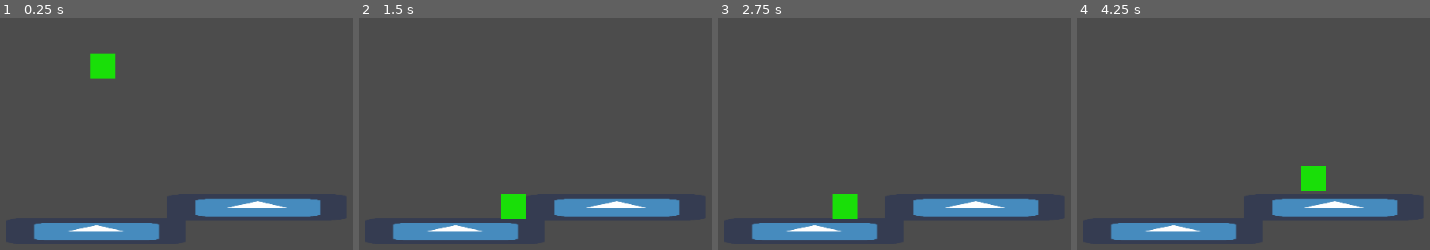
Above: before the commit, frames 1-4 (left to right).
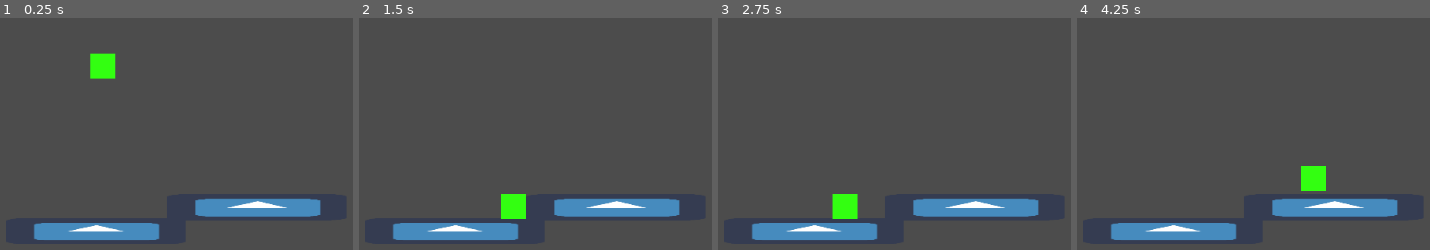
Above: after the commit, the same moments.

Repository: santyarellano/Shattered
Game: Godot game, scene res://Niveles/Playground.tscn
The game is run twice, just before and just after one commit, with the same random seed, the same clock (stepped at 60 frames per second) and the same inputs. The project has no main scene, so this scene is started directly. The engine's default icon, where the game draws it, is replaced by a stand-in: a white triangle on a blue panel in a dark square.
Inputs:
- Up to frame 1 (0.25 s): no input
- Up to frame 2 (1.5 s): hold Right (ui_right) from 0.53 s (still down); tap Space (ui_select) at 0.77 s
- Up to frame 3 (2.75 s): tap Space (ui_select) at 1.52 s; release Right (ui_right) at 2.03 s; hold Left (ui_left) from 2.03 s (still down)
- Up to frame 4 (4.25 s): release Left (ui_left) at 2.78 s; hold Right (ui_right) from 2.78 s (still down); tap Space (ui_select) at 3.02, 3.77 s

The runs differ from the first frame. In frame 1, 0.7% of the frame differs, in the area x 25-33%, y 15-26%; in frame 2, 0.8%, in the area x 40-48%, y 75-87%; in frame 3, 0.7%; in frame 4, 0.8%.

Commit message:
lights

Diff:
--- /dev/null
+++ b/Niveles/Level_with_lights.tscn
@@ -0,0 +1,29 @@
+[gd_scene load_steps=4 format=2]
+
+[ext_resource path="res://Img/background_test.png" type="Texture" id=1]
+[ext_resource path="res://Obj/Player/Player.tscn" type="PackedScene" id=2]
+[ext_resource path="res://Obj/bloque pisos/bloquepiso.tscn" type="PackedScene" id=3]
+
+[node name="Level_with_lights" type="Node"]
+
+[node name="StaticBody2D2" parent="." instance=ExtResource( 3 )]
+position = Vector2( 375.584, 284.837 )
+
+[node name="Casters" type="Node2D" parent="."]
+
+[node name="background" type="Sprite" parent="."]
+modulate = Color( 0.686275, 0.243137, 0.992157, 1 )
+position = Vector2( 518.267, 279.179 )
+scale = Vector2( 8.55536, 5.56617 )
+z_index = -1
+texture = ExtResource( 1 )
+
+[node name="Player" parent="." instance=ExtResource( 2 )]
+position = Vector2( 268.133, -9.03819 )
+
+[node name="StaticBody2D" parent="." instance=ExtResource( 3 )]
+position = Vector2( 257.083, 346.096 )
+scale = Vector2( 10, 0.5 )
+
+[node name="CanvasModulate" type="CanvasModulate" parent="."]
+color = Color( 0.27451, 0.27451, 0.27451, 1 )
--- a/Obj/Player/Player.tscn
+++ b/Obj/Player/Player.tscn
@@ -1,7 +1,8 @@
-[gd_scene load_steps=4 format=2]
+[gd_scene load_steps=5 format=2]
 
 [ext_resource path="res://Img/rect.png" type="Texture" id=1]
 [ext_resource path="res://Obj/Player/Player.gd" type="Script" id=2]
+[ext_resource path="res://Img/light.png" type="Texture" id=3]
 
 [sub_resource type="RectangleShape2D" id=1]
 extents = Vector2( 15.6989, 15.616 )
@@ -15,3 +16,8 @@
 [node name="Sprite" type="Sprite" parent="CollisionShape2D"]
 modulate = Color( 0.101961, 0.878431, 0.0352941, 1 )
 texture = ExtResource( 1 )
+
+[node name="Light2D" type="Light2D" parent="."]
+texture = ExtResource( 3 )
+offset = Vector2( 20, 0 )
+shadow_enabled = true
--- a/Obj/bloque pisos/bloquepiso.tscn
+++ b/Obj/bloque pisos/bloquepiso.tscn
@@ -1,10 +1,13 @@
-[gd_scene load_steps=4 format=2]
+[gd_scene load_steps=5 format=2]
 
 [ext_resource path="res://icon.png" type="Texture" id=1]
 
 [sub_resource type="PhysicsMaterial" id=1]
 friction = 0.9
 rough = true
+
+[sub_resource type="OccluderPolygon2D" id=3]
+polygon = PoolVector2Array( -15.1291, -14.9512, 16.3388, -14.5706, 16.1485, 16.8973, -14.685, 16.707 )
 
 [sub_resource type="RectangleShape2D" id=2]
 extents = Vector2( 16.2279, 16.401 )
@@ -14,10 +17,18 @@
 physics_material_override = SubResource( 1 )
 
 [node name="Sprite" type="Sprite" parent="."]
+light_mask = 0
 position = Vector2( 0.816742, 0.749023 )
 scale = Vector2( 0.256733, 0.262552 )
 texture = ExtResource( 1 )
 
+[node name="LightOccluder2D" type="LightOccluder2D" parent="Sprite"]
+show_behind_parent = true
+position = Vector2( -3.18129, -2.85278 )
+scale = Vector2( 3.8951, 3.80877 )
+z_index = -1
+occluder = SubResource( 3 )
+
 [node name="CollisionShape2D" type="CollisionShape2D" parent="."]
 position = Vector2( 0.51757, 0.93811 )
 shape = SubResource( 2 )
Binary file added: Img/background_test.png
Not shown, added: Img/background_test.png.import
Binary file added: Img/caster.png
Not shown, added: Img/caster.png.import
Binary file added: Img/light.png
Not shown, added: Img/light.png.import
Binary file added: Img/spot.png
Not shown, added: Img/spot.png.import
